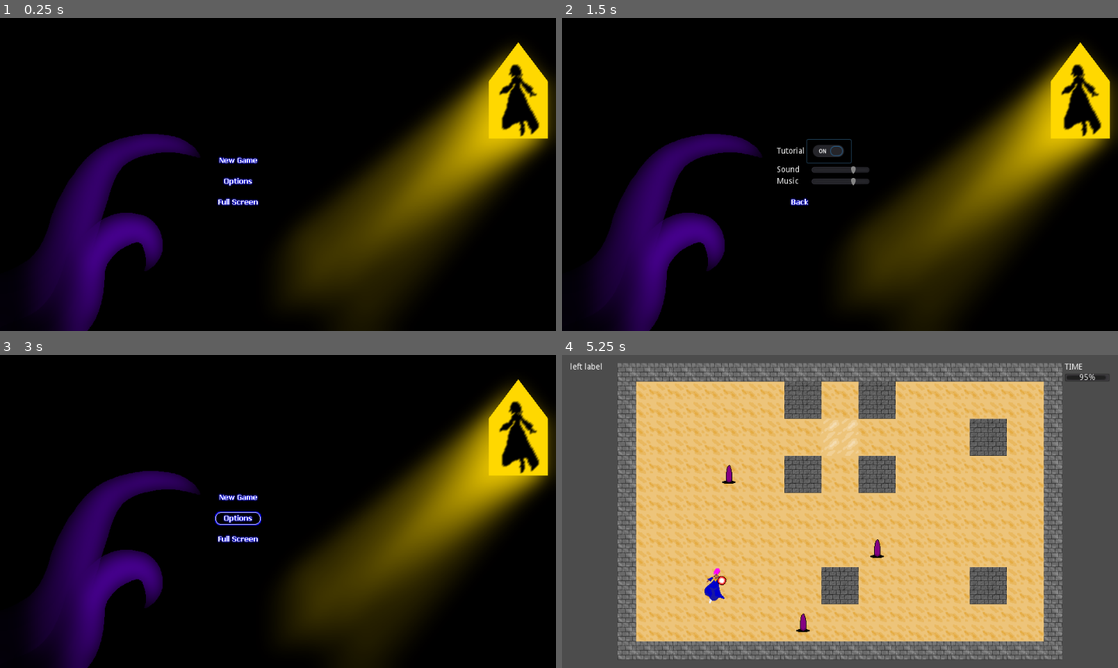
Above: before the commit, frames 1-4 (two rows, left to right).
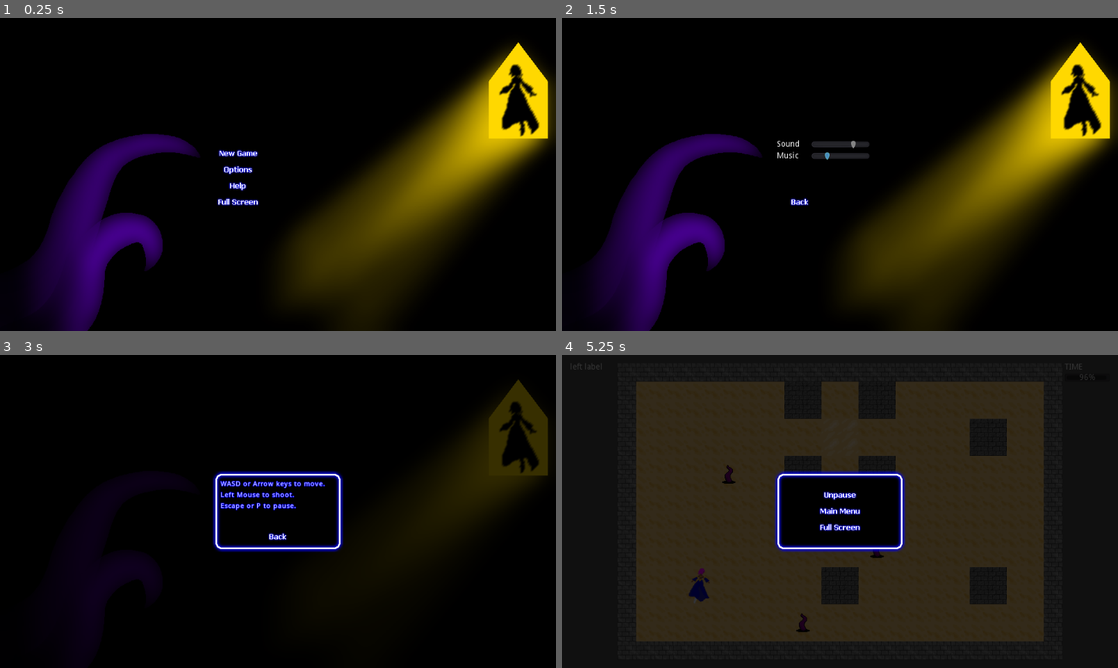
Above: after the commit, the same moments.

Repository: alpacanumerals/LD51
Game: Godot game, scene res://Title.tscn
Two runs of this game, one before a commit and one after it. Both use one fixed random seed, a clock stepped at 60 frames per second and the inputs below.
Inputs (mouse positions are in pixels of both pictures, inside the frame that each line leads up to; where the layout moved, square brackets give the same spot in the first picture):
- Up to frame 1 (0.25 s): no input
- Up to frame 2 (1.5 s): click (801, 171) [801, 180] at 0.5 s; click (828, 152) at 1.27 s
- Up to frame 3 (3 s): click (261, 539) at 2 s; click (239, 524) at 2.77 s
- Up to frame 4 (5.25 s): click (840, 536) at 3.52 s; click (801, 489) [801, 498] at 4.25 s; tap Enter at 5 s; move the mouse to (962, 495) at 5.02 s; hold Right (ui_right) from 5.03 s (still down); tap P at 5.1 s; click (962, 495) at 5.17 s

The runs differ from the first frame. In frame 1, 0.6% of the frame differs, in the area x 39-47%, y 42-56%; in frame 2, 1.1%; in frame 3, 27%; in frame 4, 100%, in the area x 0-100%, y 0-100%.

Commit message:
FWOOSH

Diff:
--- /dev/null
+++ b/HelpBox.tscn
@@ -0,0 +1,71 @@
+[gd_scene load_steps=6 format=2]
+
+[ext_resource path="res://helpbox.gd" type="Script" id=1]
+[ext_resource path="res://art/pausebox.png" type="Texture" id=2]
+[ext_resource path="res://art/buttons/button_back.png" type="Texture" id=3]
+[ext_resource path="res://art/buttons/button_back_mouse.png" type="Texture" id=4]
+[ext_resource path="res://fonts/OpenSans-name.tres" type="DynamicFont" id=5]
+
+[node name="Node" type="Node"]
+script = ExtResource( 1 )
+
+[node name="ColorRect" type="ColorRect" parent="."]
+show_behind_parent = true
+anchor_right = 1.0
+anchor_bottom = 1.0
+size_flags_horizontal = 3
+size_flags_vertical = 3
+color = Color( 0, 0, 0, 0.784314 )
+
+[node name="CenterContainer" type="CenterContainer" parent="."]
+anchor_right = 1.0
+anchor_bottom = 1.0
+
+[node name="TextureRect" type="TextureRect" parent="CenterContainer"]
+margin_left = 367.0
+margin_top = 200.0
+margin_right = 593.0
+margin_bottom = 340.0
+texture = ExtResource( 2 )
+
+[node name="VBoxContainer" type="VBoxContainer" parent="CenterContainer"]
+margin_left = 381.0
+margin_top = 214.0
+margin_right = 579.0
+margin_bottom = 326.0
+rect_min_size = Vector2( 198, 112 )
+
+[node name="MarginContainer" type="MarginContainer" parent="CenterContainer/VBoxContainer"]
+margin_left = 2.0
+margin_right = 196.0
+margin_bottom = 54.0
+
+[node name="HelpText" type="Label" parent="CenterContainer/VBoxContainer/MarginContainer"]
+margin_right = 194.0
+margin_bottom = 54.0
+custom_fonts/font = ExtResource( 5 )
+text = "WASD or Arrow keys to move.
+Left Mouse to shoot.
+Escape or P to pause."
+
+[node name="MidPad" type="Control" parent="CenterContainer/VBoxContainer"]
+margin_top = 58.0
+margin_right = 198.0
+margin_bottom = 84.0
+size_flags_horizontal = 3
+size_flags_vertical = 3
+
+[node name="CenterContainer" type="CenterContainer" parent="CenterContainer/VBoxContainer"]
+margin_top = 88.0
+margin_right = 198.0
+margin_bottom = 112.0
+
+[node name="BackB" type="TextureButton" parent="CenterContainer/VBoxContainer/CenterContainer"]
+margin_left = 59.0
+margin_right = 139.0
+margin_bottom = 24.0
+texture_normal = ExtResource( 3 )
+texture_hover = ExtResource( 4 )
+
+[connection signal="mouse_entered" from="CenterContainer/VBoxContainer/CenterContainer/BackB" to="." method="_on_BackB_mouse_entered"]
+[connection signal="pressed" from="CenterContainer/VBoxContainer/CenterContainer/BackB" to="." method="_on_BackB_pressed"]
--- a/Options.tscn
+++ b/Options.tscn
@@ -43,30 +43,12 @@
 [node name="VBoxContainer" type="VBoxContainer" parent="MarginContainer/HBoxContainer/VBoxContainer"]
 margin_top = 196.0
 margin_right = 160.0
-margin_bottom = 276.0
+margin_bottom = 232.0
 rect_min_size = Vector2( 160, 0 )
 
-[node name="HBoxContainer3" type="HBoxContainer" parent="MarginContainer/HBoxContainer/VBoxContainer/VBoxContainer"]
+[node name="HBoxContainer" type="HBoxContainer" parent="MarginContainer/HBoxContainer/VBoxContainer/VBoxContainer"]
 margin_right = 160.0
-margin_bottom = 40.0
-
-[node name="Label" type="Label" parent="MarginContainer/HBoxContainer/VBoxContainer/VBoxContainer/HBoxContainer3"]
-margin_top = 13.0
-margin_right = 48.0
-margin_bottom = 27.0
-text = "Tutorial"
-align = 2
-
-[node name="CheckButton" type="CheckButton" parent="MarginContainer/HBoxContainer/VBoxContainer/VBoxContainer/HBoxContainer3"]
-margin_left = 52.0
-margin_right = 128.0
-margin_bottom = 40.0
-grow_horizontal = 0
-
-[node name="HBoxContainer" type="HBoxContainer" parent="MarginContainer/HBoxContainer/VBoxContainer/VBoxContainer"]
-margin_top = 44.0
-margin_right = 160.0
-margin_bottom = 60.0
+margin_bottom = 16.0
 
 [node name="Label" type="Label" parent="MarginContainer/HBoxContainer/VBoxContainer/VBoxContainer/HBoxContainer"]
 margin_top = 1.0
@@ -92,9 +74,9 @@
 step = 5.0
 
 [node name="HBoxContainer2" type="HBoxContainer" parent="MarginContainer/HBoxContainer/VBoxContainer/VBoxContainer"]
-margin_top = 64.0
+margin_top = 20.0
 margin_right = 160.0
-margin_bottom = 80.0
+margin_bottom = 36.0
 
 [node name="Label" type="Label" parent="MarginContainer/HBoxContainer/VBoxContainer/VBoxContainer/HBoxContainer2"]
 margin_top = 1.0
@@ -120,7 +102,7 @@
 step = 5.0
 
 [node name="OMidPad" type="Control" parent="MarginContainer/HBoxContainer/VBoxContainer"]
-margin_top = 280.0
+margin_top = 236.0
 margin_right = 160.0
 margin_bottom = 288.0
 size_flags_vertical = 3
--- a/Title.tscn
+++ b/Title.tscn
@@ -8,6 +8,8 @@
 [ext_resource path="res://art/buttons/button_fullscreen.png" type="Texture" id=6]
 [ext_resource path="res://art/buttons/button_options.png" type="Texture" id=7]
 [ext_resource path="res://art/buttons/button_options_mouse.png" type="Texture" id=8]
+[ext_resource path="res://art/buttons/button_help.png" type="Texture" id=9]
+[ext_resource path="res://art/buttons/button_help_mouse.png" type="Texture" id=10]
 
 [node name="TitleRoot" type="Node"]
 script = ExtResource( 3 )
@@ -42,35 +44,30 @@
 
 [node name="TopControlPad" type="Control" parent="MarginContainer/HBoxContainer/VBoxContainer"]
 margin_right = 80.0
-margin_bottom = 216.0
+margin_bottom = 204.0
 rect_min_size = Vector2( 0, 192 )
 size_flags_vertical = 3
 
 [node name="NewGameButton" type="TextureButton" parent="MarginContainer/HBoxContainer/VBoxContainer"]
-margin_top = 220.0
+margin_top = 208.0
 margin_right = 80.0
-margin_bottom = 244.0
+margin_bottom = 232.0
 texture_normal = ExtResource( 5 )
 texture_hover = ExtResource( 2 )
 
-[node name="TopButtonsPad" type="Control" parent="MarginContainer/HBoxContainer/VBoxContainer"]
-margin_top = 248.0
+[node name="OptionsButton" type="TextureButton" parent="MarginContainer/HBoxContainer/VBoxContainer"]
+margin_top = 236.0
 margin_right = 80.0
-margin_bottom = 252.0
-rect_min_size = Vector2( 0, 4 )
-
-[node name="OptionsButton" type="TextureButton" parent="MarginContainer/HBoxContainer/VBoxContainer"]
-margin_top = 256.0
-margin_right = 80.0
-margin_bottom = 280.0
+margin_bottom = 260.0
 texture_normal = ExtResource( 7 )
 texture_hover = ExtResource( 8 )
 
-[node name="BotButtonsPad" type="Control" parent="MarginContainer/HBoxContainer/VBoxContainer"]
-margin_top = 284.0
+[node name="HelpButton" type="TextureButton" parent="MarginContainer/HBoxContainer/VBoxContainer"]
+margin_top = 264.0
 margin_right = 80.0
 margin_bottom = 288.0
-rect_min_size = Vector2( 0, 4 )
+texture_normal = ExtResource( 9 )
+texture_hover = ExtResource( 10 )
 
 [node name="FullScreenButton" type="TextureButton" parent="MarginContainer/HBoxContainer/VBoxContainer"]
 margin_top = 292.0
@@ -95,5 +92,7 @@
 [connection signal="pressed" from="MarginContainer/HBoxContainer/VBoxContainer/NewGameButton" to="." method="_on_NewGameButton_pressed"]
 [connection signal="mouse_entered" from="MarginContainer/HBoxContainer/VBoxContainer/OptionsButton" to="." method="_on_OptionsButton_mouse_entered"]
 [connection signal="pressed" from="MarginContainer/HBoxContainer/VBoxContainer/OptionsButton" to="." method="_on_OptionsButton_pressed"]
+[connection signal="mouse_entered" from="MarginContainer/HBoxContainer/VBoxContainer/HelpButton" to="." method="_on_HelpButton_mouse_entered"]
+[connection signal="pressed" from="MarginContainer/HBoxContainer/VBoxContainer/HelpButton" to="." method="_on_HelpButton_pressed"]
 [connection signal="mouse_entered" from="MarginContainer/HBoxContainer/VBoxContainer/FullScreenButton" to="." method="_on_FullScreenButton_mouse_entered"]
 [connection signal="pressed" from="MarginContainer/HBoxContainer/VBoxContainer/FullScreenButton" to="." method="_on_FullScreenButton_pressed"]
--- a/TitleScreen.gd
+++ b/TitleScreen.gd
@@ -1,4 +1,6 @@
 extends Node
+
+var help_box = preload("res://HelpBox.tscn")
 
 func _ready():
     randomize()
@@ -6,9 +8,18 @@
         yield(get_tree().create_timer(0.5), "timeout")
         music.play_title()
 
+func _on_NewGameButton_pressed():
+    sounds.sfx_sel()
+    music.Orchestrion.stop()
+    switcher.switch_scene_long("res://level/Game.tscn")
+
 func _on_OptionsButton_pressed():
     sounds.sfx_sel()
     switcher.switch_scene("res://Options.tscn")
+
+func _on_HelpButton_pressed():
+    sounds.sfx_sel()
+    add_child(help_box.instance())
 
 func _on_FullScreenButton_pressed():
     sounds.sfx_sel()
@@ -18,16 +29,14 @@
     else:
         OS.set_window_fullscreen(false)
 
-func _on_NewGameButton_pressed():
-    sounds.sfx_sel()
-    music.Orchestrion.stop()
-    switcher.switch_scene_long("res://level/Game.tscn")
-
 func _on_NewGameButton_mouse_entered():
     sounds.sfx_mo()
 
 func _on_OptionsButton_mouse_entered():
     sounds.sfx_mo()
 
+func _on_HelpButton_mouse_entered():
+    sounds.sfx_mo()
+
 func _on_FullScreenButton_mouse_entered():
     sounds.sfx_mo()
--- /dev/null
+++ b/fonts/OpenSans-name.tres
@@ -0,0 +1,11 @@
+[gd_resource type="DynamicFont" load_steps=2 format=2]
+
+[ext_resource path="res://fonts/OpenSans-Regular.ttf" type="DynamicFontData" id=1]
+
+[resource]
+size = 11
+outline_size = 1
+outline_color = Color( 0, 0, 1, 1 )
+use_filter = true
+extra_spacing_char = 1
+font_data = ExtResource( 1 )
--- /dev/null
+++ b/helpbox.gd
@@ -0,0 +1,26 @@
+extends Node
+
+func _ready():
+    pause_mode = Node.PAUSE_MODE_PROCESS
+    get_tree().paused = true
+    yield(get_tree().create_timer(0.20), "timeout")
+
+# Called every frame. 'delta' is the elapsed time since the previous frame.
+#func _process(delta):
+#    pass
+
+func _input(event):
+    if event is InputEventKey and event.pressed:
+        if event.scancode == KEY_ESCAPE:
+            yield(get_tree().create_timer(0.15), "timeout")
+            get_tree().paused = false
+            queue_free()
+
+func _on_BackB_pressed():
+    sounds.sfx_sel()
+    yield(get_tree().create_timer(0.15), "timeout")
+    get_tree().paused = false
+    queue_free()
+
+func _on_BackB_mouse_entered():
+    sounds.sfx_mo()
--- a/level/PauseBox.tscn
+++ b/level/PauseBox.tscn
@@ -61,24 +61,24 @@
 margin_right = 198.0
 margin_bottom = 68.0
 
-[node name="Full Screen" type="TextureButton" parent="CenterContainer/VBoxContainer/CenterContainer2"]
+[node name="Main Menu" type="TextureButton" parent="CenterContainer/VBoxContainer/CenterContainer2"]
 margin_left = 59.0
 margin_right = 139.0
 margin_bottom = 24.0
-texture_normal = ExtResource( 4 )
-texture_hover = ExtResource( 3 )
+texture_normal = ExtResource( 6 )
+texture_hover = ExtResource( 7 )
 
 [node name="CenterContainer3" type="CenterContainer" parent="CenterContainer/VBoxContainer"]
 margin_top = 72.0
 margin_right = 198.0
 margin_bottom = 96.0
 
-[node name="Main Menu" type="TextureButton" parent="CenterContainer/VBoxContainer/CenterContainer3"]
+[node name="Full Screen" type="TextureButton" parent="CenterContainer/VBoxContainer/CenterContainer3"]
 margin_left = 59.0
 margin_right = 139.0
 margin_bottom = 24.0
-texture_normal = ExtResource( 6 )
-texture_hover = ExtResource( 7 )
+texture_normal = ExtResource( 4 )
+texture_hover = ExtResource( 3 )
 
 [node name="BotPad" type="Control" parent="CenterContainer/VBoxContainer"]
 margin_top = 100.0
@@ -89,7 +89,7 @@
 
 [connection signal="mouse_entered" from="CenterContainer/VBoxContainer/CenterContainer/Unpause" to="." method="_on_Unpause_mouse_entered"]
 [connection signal="pressed" from="CenterContainer/VBoxContainer/CenterContainer/Unpause" to="." method="_on_Unpause_pressed"]
-[connection signal="mouse_entered" from="CenterContainer/VBoxContainer/CenterContainer2/Full Screen" to="." method="_on_Full_Screen_mouse_entered"]
-[connection signal="pressed" from="CenterContainer/VBoxContainer/CenterContainer2/Full Screen" to="." method="_on_Full_Screen_pressed"]
-[connection signal="mouse_entered" from="CenterContainer/VBoxContainer/CenterContainer3/Main Menu" to="." method="_on_Main_Menu_mouse_entered"]
-[connection signal="pressed" from="CenterContainer/VBoxContainer/CenterContainer3/Main Menu" to="." method="_on_Main_Menu_pressed"]
+[connection signal="mouse_entered" from="CenterContainer/VBoxContainer/CenterContainer2/Main Menu" to="." method="_on_Main_Menu_mouse_entered"]
+[connection signal="pressed" from="CenterContainer/VBoxContainer/CenterContainer2/Main Menu" to="." method="_on_Main_Menu_pressed"]
+[connection signal="mouse_entered" from="CenterContainer/VBoxContainer/CenterContainer3/Full Screen" to="." method="_on_Full_Screen_mouse_entered"]
+[connection signal="pressed" from="CenterContainer/VBoxContainer/CenterContainer3/Full Screen" to="." method="_on_Full_Screen_pressed"]
--- a/level/game.gd
+++ b/level/game.gd
@@ -17,9 +17,8 @@
 
 func _input(event):
     if event is InputEventKey and event.pressed:
-        if event.scancode == KEY_ESCAPE:
+        if event.scancode == KEY_ESCAPE or event.scancode == KEY_P:
             add_child(pause_box.instance())
-
 
 func time_out():
     reset()
@@ -27,6 +26,3 @@
 func reset():
     time = max_time
     get_node("%PlayArea").reset_map()
-
-func pause_game():
-    pass
--- a/level/pausebox.gd
+++ b/level/pausebox.gd
@@ -1,12 +1,5 @@
 extends Node
 
-
-# Declare member variables here. Examples:
-# var a = 2
-# var b = "text"
-
-
-# Called when the node enters the scene tree for the first time.
 func _ready():
     pause_mode = Node.PAUSE_MODE_PROCESS
     get_tree().paused = true
@@ -20,10 +13,10 @@
 func _on_Unpause_mouse_entered():
     sounds.sfx_mo()
 
-func _on_Full_Screen_mouse_entered():
+func _on_Main_Menu_mouse_entered():
     sounds.sfx_mo()
 
-func _on_Main_Menu_mouse_entered():
+func _on_Full_Screen_mouse_entered():
     sounds.sfx_mo()
 
 func _on_Unpause_pressed():
@@ -31,6 +24,12 @@
     music.Orchestrion.set_stream_paused(false)
     yield(get_tree().create_timer(0.20), "timeout")
     get_tree().paused = false
+    queue_free()
+
+func _on_Main_Menu_pressed():
+    sounds.sfx_sel()
+    music.Orchestrion.stop()
+    switcher.switch_scene("res://Title.tscn")
     queue_free()
 
 func _on_Full_Screen_pressed():
@@ -41,8 +40,10 @@
     else:
         OS.set_window_fullscreen(false)
 
-func _on_Main_Menu_pressed():
-    sounds.sfx_sel()
-    music.Orchestrion.stop()
-    switcher.switch_scene("res://Title.tscn")
-    queue_free()
+func _input(event):
+    if event is InputEventKey and event.pressed:
+        if event.scancode == KEY_ESCAPE or event.scancode == KEY_P:
+            music.Orchestrion.set_stream_paused(false)
+            yield(get_tree().create_timer(0.20), "timeout")
+            get_tree().paused = false
+            queue_free()
Not shown: 1 places in Title.tscn that only renumber resources
Binary file added: art/buttons/button_help.png
Not shown, added: art/buttons/button_help.png.import
Binary file added: art/buttons/button_help_mouse.png
Not shown, added: art/buttons/button_help_mouse.png.import
Binary file added: fonts/OpenSans-Regular.ttf
